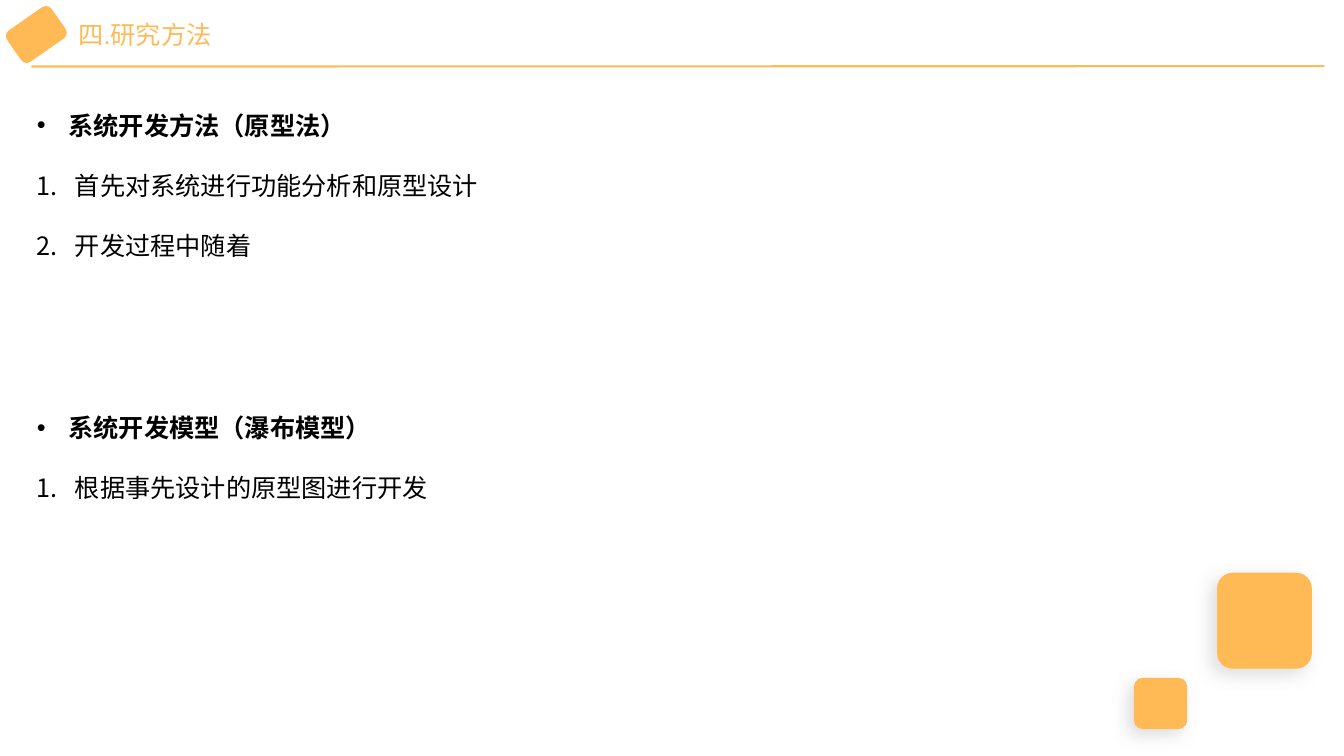
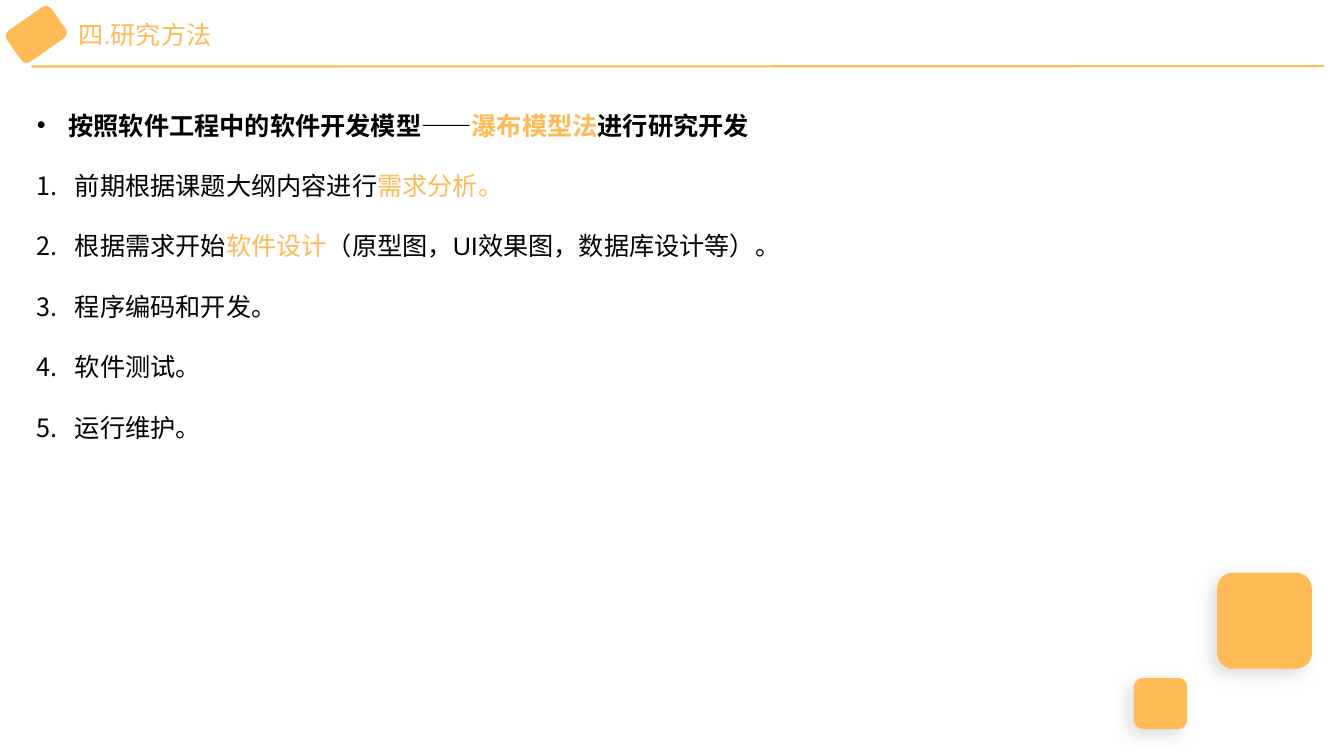
Before and after one commit to wu-yu-pei/graduation-design-file, a slide deck: slide 5 of 开题报告演讲PPT.pptx. Drawn at 1344x756 pixels with LibreOffice and Linux fonts; fonts in the diff are those of the drawing. Boxes give left, top, right and bottom in pixels: in the first picture for what was removed or moved away, otherwise in the second. Text is boxed around its words. In the diff, an @@ line names an element or a change of style, - is before the commit and + after.

```diff
--- a/开题报告演讲PPT.pptx
+++ b/开题报告演讲PPT.pptx
@@ text at (68,113,781,439): text changed @@
-• 系统开发方法（原型法）
-1. 首先对系统进行功能分析和原型设计
-2. 开发过程中随着
-• 系统开发模型（瀑布模型）
-1. 根据事先设计的原型图进行开发
+• 按照软件工程中的软件开发模型——瀑布模型法进行研究开发
+1. 前期根据课题大纲内容进行需求分析。
+2. 根据需求开始软件设计（原型图，UI效果图，数据库设计等）。
+3. 程序编码和开发。
+4. 软件测试。
+5. 运行维护。
```
Also in this commit, not shown: 3 other slides changed, 1 other file.
